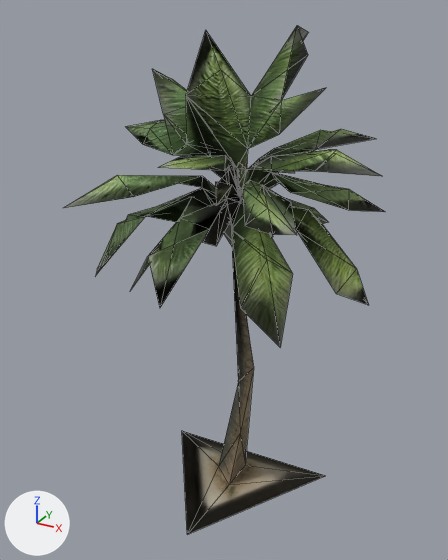
The glTF model godot-models/props/cocotier_low.glb: old version first, new version second.
Camera for both pictures: a 50 mm camera at (0.523, -0.977, 0.965) aimed at (-0.017, 0.004, 0.475). Lighting does not change. The marker at lower left points along +X, +Y and +Z. The picture after the commit comes second. Mesh edges are drawn as thin lines. Vertices at exactly the same position are counted once.

Names of what the first picture shows: 'tripo_node_8ca2c98b-c80c-43f6-80c4-212db7044965'.
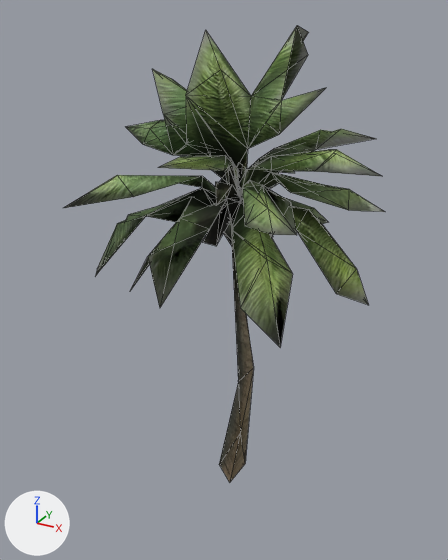
Boxes (x1, y1, x2, y2) around the edits, measured in the pictures (448 x 560 px; the box of a moved part takes in the faces that stretch with it):
'tripo_node_8ca2c98b-c80c-43f6-80c4-212db7044965', reshaped (10% shorter)
    before: (64, 25, 385, 534)
    after: (64, 25, 385, 482)
part 1 of me_tripo_mesh_8ca2c98b_c80c_43f6_80c4_212db7044965, moved or reshaped
    before: (182, 368, 325, 534)
    after: (219, 368, 254, 482)

The change in detail:
me_tripo_mesh_8ca2c98b_c80c_43f6_80c4_212db7044965 is used by ob_tripo_node_8ca2c98b_c80c_43f6_80c4_212db7044965; location (0.014, 0.018, 0.0).
me_tripo_mesh_8ca2c98b_c80c_43f6_80c4_212db7044965 had 199 vertices, 447 faces and spanned x -0.277..0.277, y -0.257..0.257, z 0.0..0.939.
me_tripo_mesh_8ca2c98b_c80c_43f6_80c4_212db7044965 now has 200 vertices, 449 faces and spans x -0.277..0.277, y -0.257..0.257, z 0.015..0.939.
Part 1, on me_tripo_mesh_8ca2c98b_c80c_43f6_80c4_212db7044965:
5 vertices are removed from x -0.194..0.177, y -0.211..0.082, z 0.0..0.01.
13 faces are deleted.
1 vertex moves from x -0.046, y -0.013, z 0.008 to x -0.043, y -0.014, z 0.015.
6 vertices are added at (0.007, 0.015, 0.015), (0.005, -0.054, 0.015), (-0.045, -0.013, 0.015), (0.006, 0.017, 0.015), (0.006, 0.017, 0.015), (0.007, 0.017, 0.015).
15 new faces join them.
